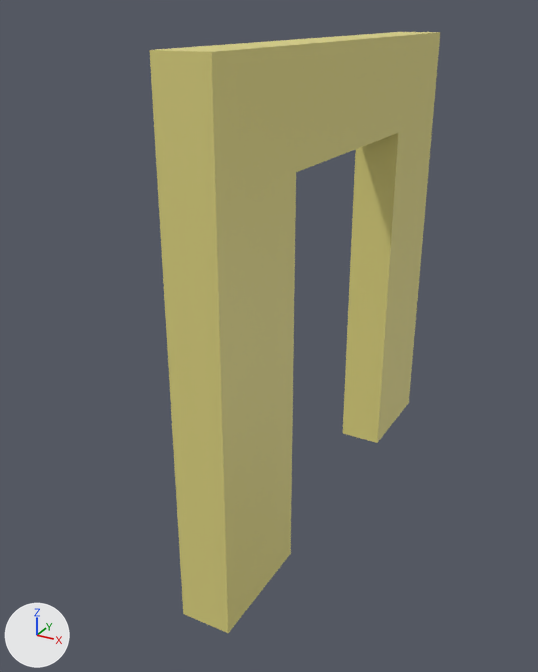
The glTF model Assets/Door.glb as it was, and as the next commit left it.
Camera for both pictures: a 50 mm lens placed at (1.33, -2.75, 2.1), pointed at (-0.09, -0.17, 0.81). The axes (+X, +Y, +Z) are drawn at lower left. The lights are the same throughout. Vertices at the same position are counted once.

In view in the first picture: 'Door'.
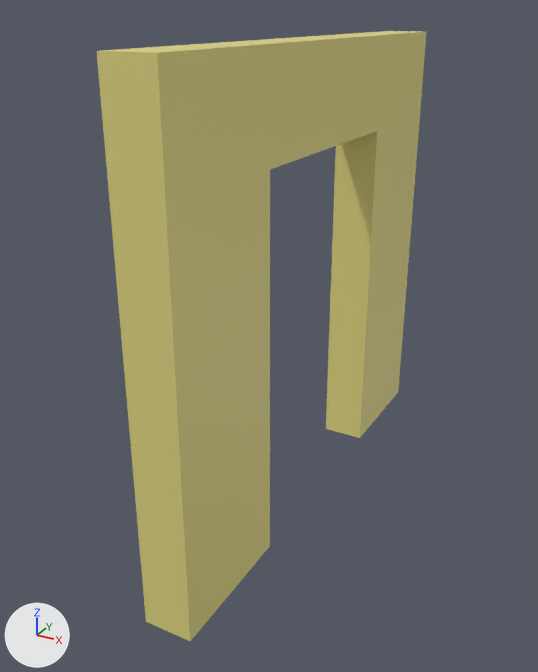
What differs and where, as boxes [x1, y1, x2, y2] in the pictures (538 x 672 px; the box of a moved part takes in the faces that stretch with it):
'Door', reshaped (14% wider): before [150, 32, 440, 633]; after [97, 31, 427, 641]
part 1 of me_cube_002_col, moved or reshaped: before [150, 50, 398, 633]; after [97, 51, 376, 641]
part 2 of me_cube_002_col, moved or reshaped: before [343, 133, 398, 443]; after [326, 131, 377, 438]
part 3 of me_cube_002_col, moved or reshaped: before [157, 32, 440, 443]; after [101, 31, 427, 437]

Patch to the scene script:
```diff
--- a/Assets/Door.glb.py
+++ b/Assets/Door.glb.py
@@ me_cube_002_col @@
 me_cube_002_col.from_pydata(...)  # 16 vertices, 28 faces; spans x 0.0..0.2, y -1.0..1.0, z 0.0..2.0
 # used by ob_door; location = (0.0, 0.0, 0.0)
+# me_cube_002_col part 1: all 4 vertices in x 0.0..0.2, y -1.0, z 0.0..2.0 are moved by (-0.1, -0.1, 0.0)
+# me_cube_002_col part 2: all 8 vertices in x 0.0..0.2, y -0.5..0.5, z 0.0..1.6 are moved by (-0.1, 0.0, 0.0)
+# me_cube_002_col part 3: all 4 vertices in x 0.0..0.2, y 1.0, z 0.0..2.0 are moved by (-0.1, 0.1, 0.0)
 me_cube_002_col.materials.append(mat_material)
```
